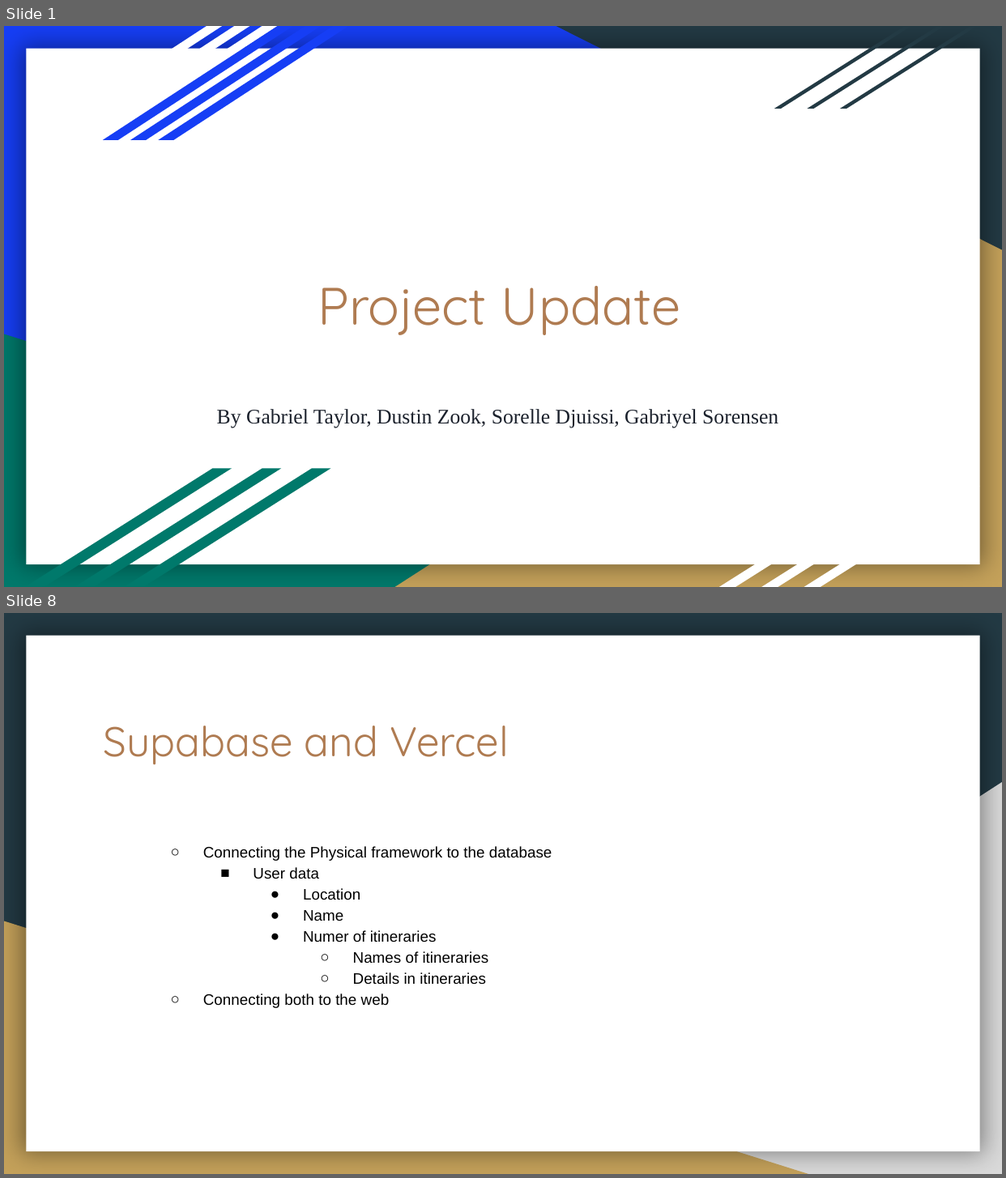
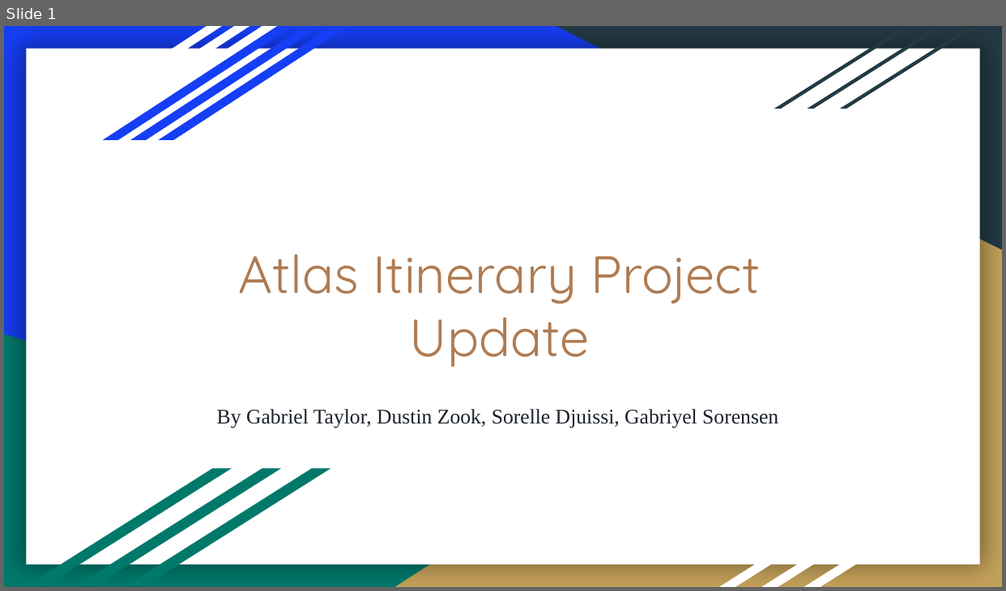
Before and after one commit to DustinWZook/Atlas-Itinerary, a slide deck: Documents/Progress Update/Project Update.pptx. Shown one above the other, each under a label of ours: slides 1 and 8 before the commit, slide 1 after it; the slides between them are not shown. The pictures are 1006x1178 and 1006x591 pixels, drawn with LibreOffice and Linux fonts; fonts in the diff are those of the drawing. Boxes give left, top, right and bottom in pixels: in the first picture for what was removed or moved away, otherwise in the second. Text is boxed around its words. In the diff, an @@ line names an element or a change of style, - is before the commit and + after.

```diff
--- a/Documents/Progress Update/Project Update.pptx
+++ b/Documents/Progress Update/Project Update.pptx
@@ slide 8 removed at (4,613,1002,1174), background #233A44; not listed: 1 template element that a slide beside it also shows @@
@@ title removed at (104,726,509,764) @@
-Supabase and Vercel
@@ right triangle removed at (395,782,1002,1174) @@
@@ text removed at (203,846,552,1008) @@
-  ○ Connecting the Physical framework to the database
-    ■ User data
-      ● Location
-      ● Name
-      ● Numer of itineraries
-        ○ Names of itineraries
-        ○ Details in itineraries
-  ○ Connecting both to the web
@@ right triangle removed at (4,922,808,1174) @@
@@ slide 1 changed as well @@
@@ title at (239,254,760,367): text changed @@
-Project Update
+Atlas Itinerary Project Update
```
Also in this commit, not shown: 1 other slide changed, 17 slides added, 7 other slides removed, 1 other file.
